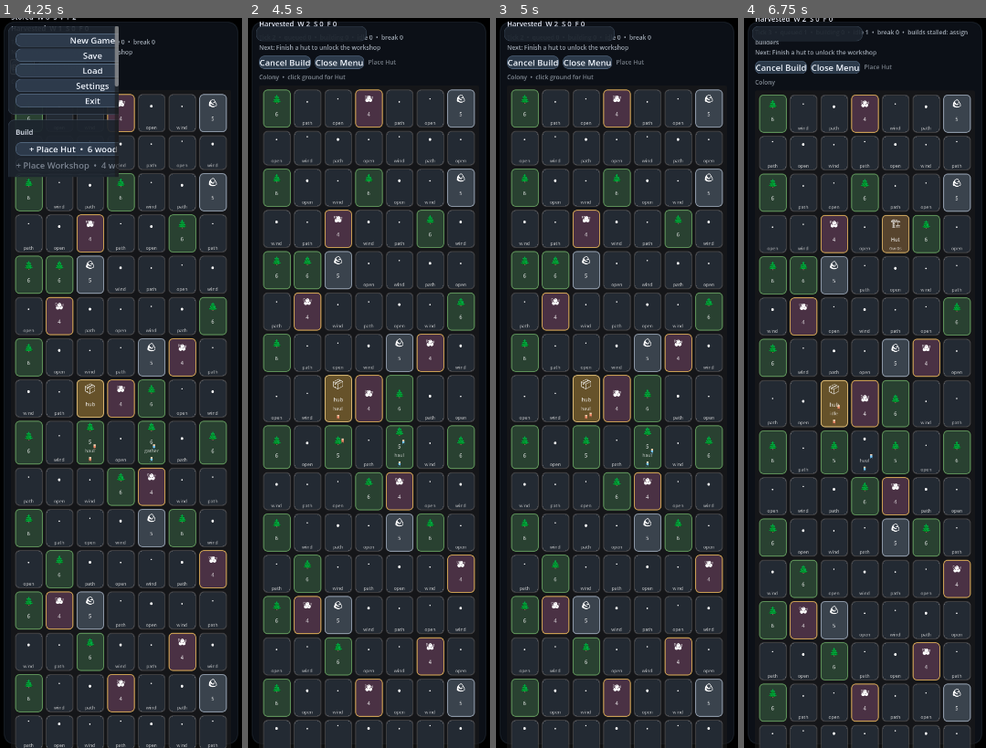
Above: before the commit, frames 1-4 (left to right).
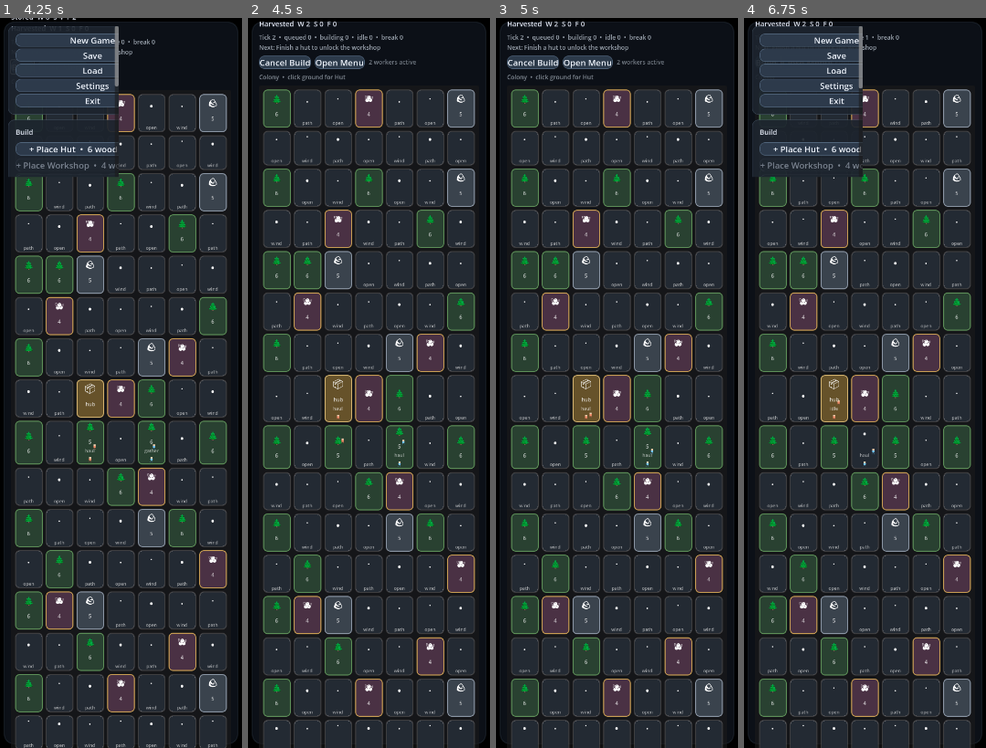
Above: after the commit, the same moments.

Repository: misospace/windowstead
Game: Godot game, scene res://scenes/main.tscn
Two runs of this game, one before a commit and one after it. Both use one fixed random seed, a clock stepped at 60 frames per second and the inputs below.
Inputs (mouse positions are in pixels of both pictures, inside the frame that each line leads up to):
- Up to frame 1 (4.25 s): click "Build" at 0.5 s; click "New Game" at 1.25 s; click "Build" at 2 s; click "New Game" at 2.75 s; click "Build" at 3.5 s
- Up to frame 2 (4.5 s): click "+ Place Hut • 6 wood / 2 stone" at 4.25 s
- Up to frame 3 (5 s): no input
- Up to frame 4 (6.75 s): click "Cancel Build" at 5 s; click "Close Menu" (after the commit: "Open Menu") at 5.75 s; click (901, 229) at 6.5 s, where only the run after the commit has a clickable "^"

Frame 1 is identical in both runs. In frame 2, 0.3% of the frame differs, in the area x 3-70%, y 1-7%; in frame 3, 0.3%; in frame 4, 23%, in the area x 3-94%, y 0-99%.

Commit message:
fix: close build popup during placement state transitions

Diff:
--- a/scripts/main.gd
+++ b/scripts/main.gd
@@ -939,6 +939,7 @@
 	pending_build_kind = kind
 	world_label.text = "Colony  •  placing %s" % cap(kind)
 	push_event("Placement mode: click a ground tile for %s." % cap(kind))
+	sidebar_scroll.visible = false
 	menu_actions.visible = false
 	management_panels.visible = false
 	settings_panel.visible = false
@@ -980,8 +981,13 @@
 	set_tile(pos, {"kind": "foundation", "amount": 0, "resource": "", "build_kind": kind})
 	push_event("%s queued. The workers will fake having a plan." % cap(kind))
 	pending_build_kind = ""
+	sidebar_scroll.visible = false
+	menu_actions.visible = false
+	management_panels.visible = false
+	settings_panel.visible = false
 	hover_tile_index = -1
 	world_label.text = "Colony"
+	update_menu_button_text()
 	persist()
 	render_all()
 
@@ -990,10 +996,16 @@
 		return
 	var kind := pending_build_kind
 	pending_build_kind = ""
+	sidebar_scroll.visible = false
+	menu_actions.visible = false
+	management_panels.visible = false
+	settings_panel.visible = false
 	hover_tile_index = -1
 	world_label.text = "Colony"
 	if not kind.is_empty():
 		world_label.text = "Colony  •  place another " + cap(kind)
+	update_menu_button_text()
+	render_all()
 
 func maybe_fire_event() -> void:
 	if tick % EVENT_INTERVAL_TICKS != 0:
